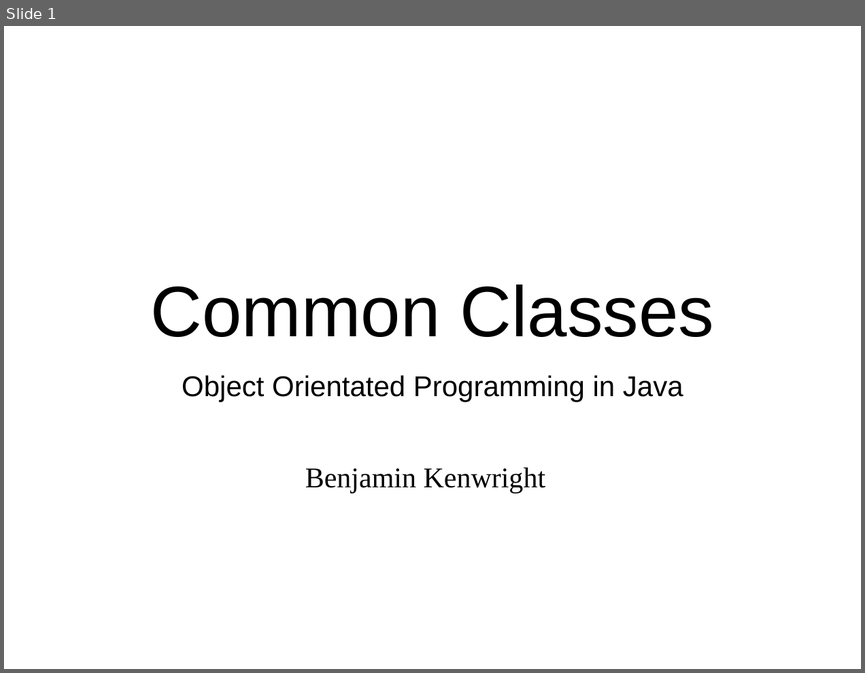
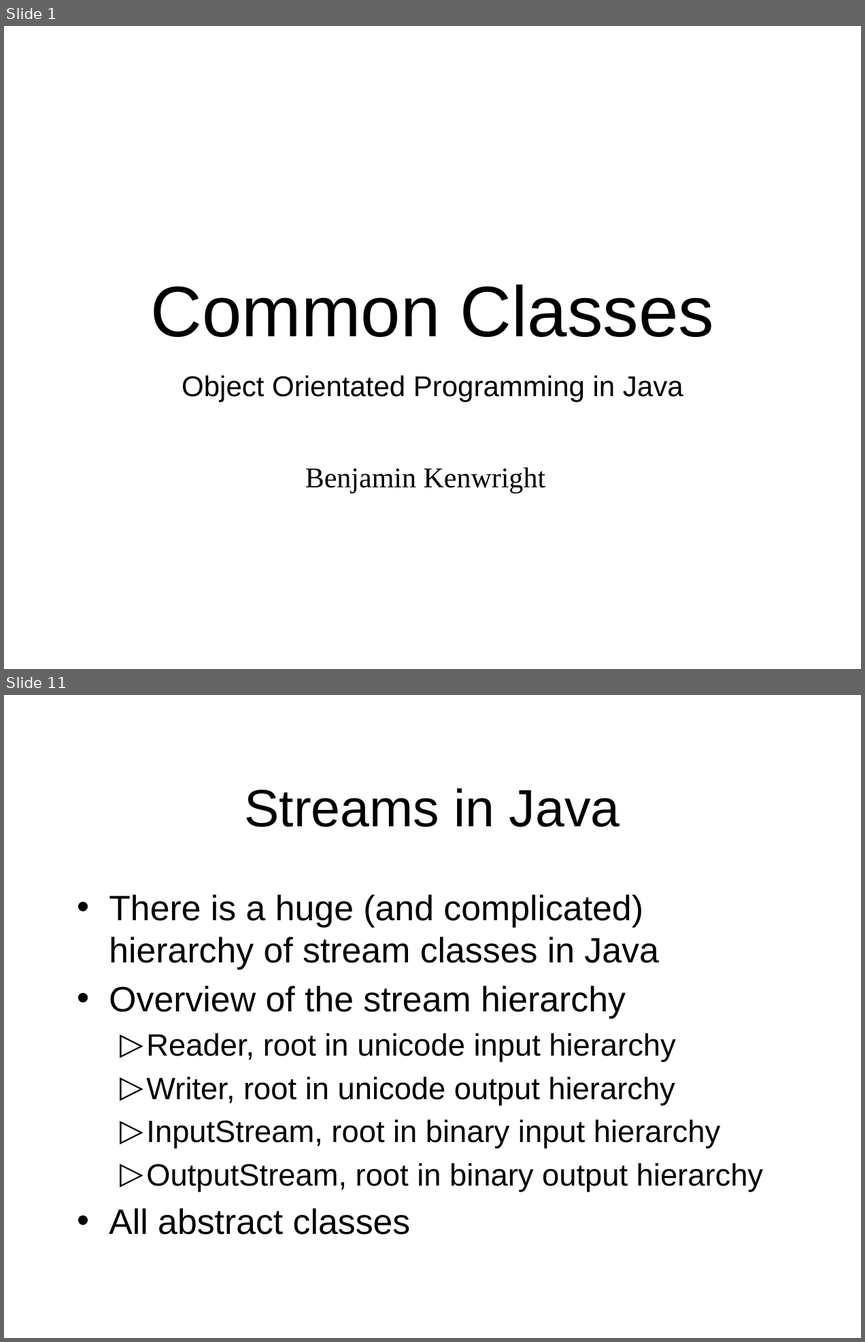
Before and after one commit to octaviordz/zjnu2017.github.io, a slide deck: OOP/lectures/090--Common.Classes.pptx. Shown one above the other, each under a label of ours: slide 1 before the commit, slides 1 and 11 after it; the slides between them are not shown. The pictures are 865x673 and 865x1342 pixels, drawn with LibreOffice and Linux fonts; fonts in the diff are those of the drawing. Boxes give left, top, right and bottom in pixels: in the first picture for what was removed or moved away, otherwise in the second. Text is boxed around its words. In the diff, an @@ line names an element or a change of style, - is before the commit and + after.

```diff
--- a/OOP/lectures/090--Common.Classes.pptx
+++ b/OOP/lectures/090--Common.Classes.pptx
@@ slide 11 added at [4,695,861,1338], background #FFFFFF @@
@@ title added at [245,788,620,827], 44 pt, text #000000 @@
+Streams in Java
@@ text added at [109,894,763,1234], 25.9 pt, text #000000 @@
+• There is a huge (and complicated) hierarchy of stream classes in Java
+• Overview of the stream hierarchy
+  ▷ Reader, root in unicode input hierarchy
+  ▷ Writer, root in unicode output hierarchy
+  ▷ InputStream, root in binary input hierarchy
+  ▷ OutputStream, root in binary output hierarchy
+• All abstract classes
```
Also in this commit, not shown: 4 slides changed, 24 other slides added, 1 slide removed, 7 other files.
